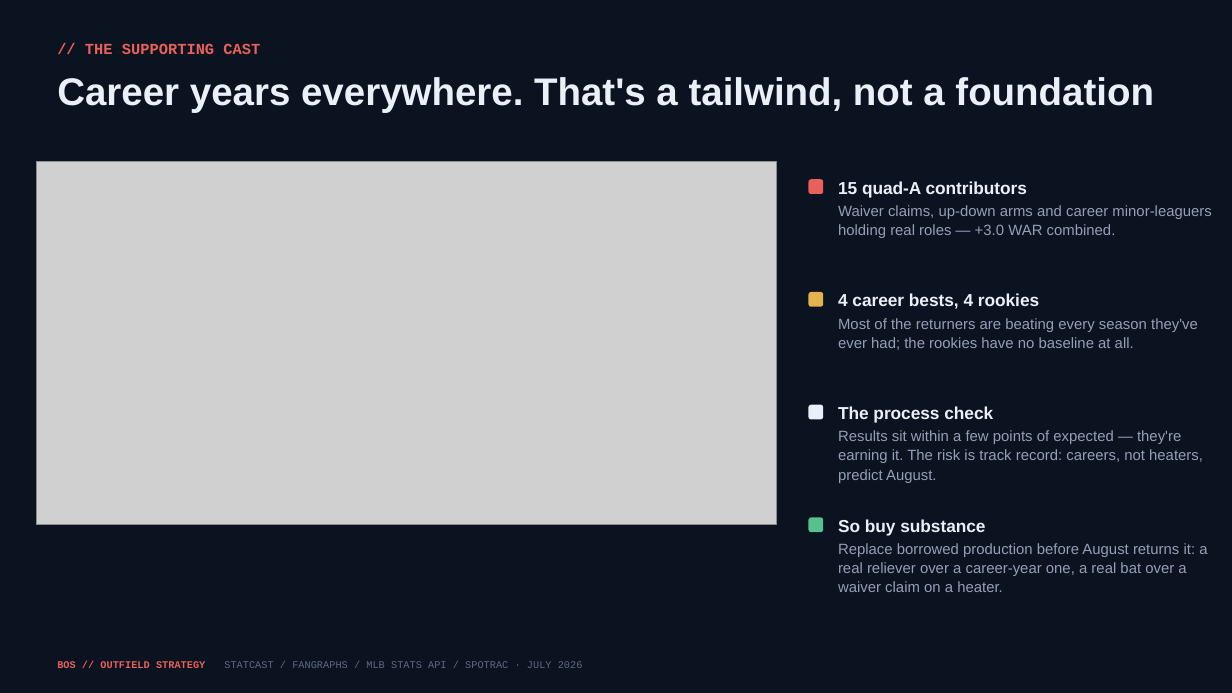
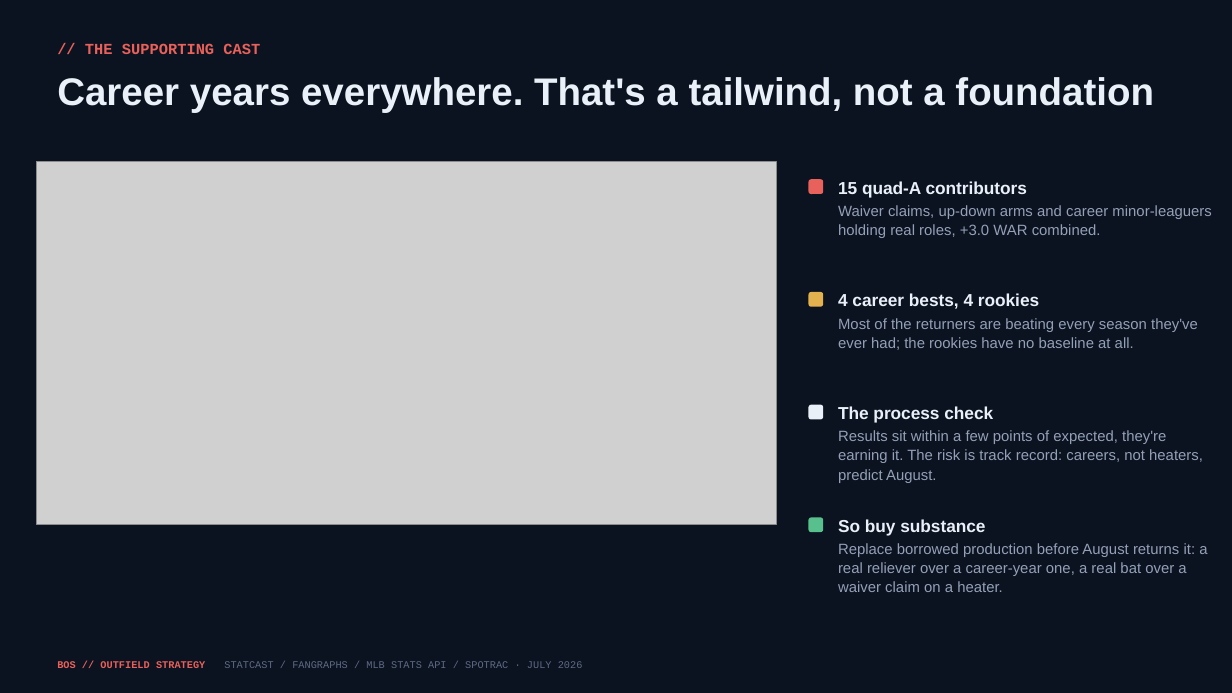
Before and after one commit to justinloo12/jarren-duran-outlier-analysis, a slide deck: slide 11 of outputs/Red_Sox_Outfield_Strategy.pptx. Drawn at 1232x693 pixels with LibreOffice and Linux fonts; fonts in the diff are those of the drawing; grey boxes stand for pictures. Boxes give left, top, right and bottom in pixels: in the first picture for what was removed or moved away, otherwise in the second. Text is boxed around its words. In the diff, an @@ line names an element or a change of style, - is before the commit and + after.

```diff
--- a/outputs/Red_Sox_Outfield_Strategy.pptx
+++ b/outputs/Red_Sox_Outfield_Strategy.pptx
@@ text at bbox=[838, 205, 1211, 238]: text changed @@
-Waiver claims, up-down arms and career minor-leaguers holding real roles — +3.0 WAR combined.
+Waiver claims, up-down arms and career minor-leaguers holding real roles, +3.0 WAR combined.
@@ text at bbox=[838, 430, 1203, 483]: text changed @@
-Results sit within a few points of expected — they're earning it. The risk is track record: careers, not heaters, predict August.
+Results sit within a few points of expected, they're earning it. The risk is track record: careers, not heaters, predict August.
```
Also in this commit, not shown: 13 other slides changed, 6 other files.
